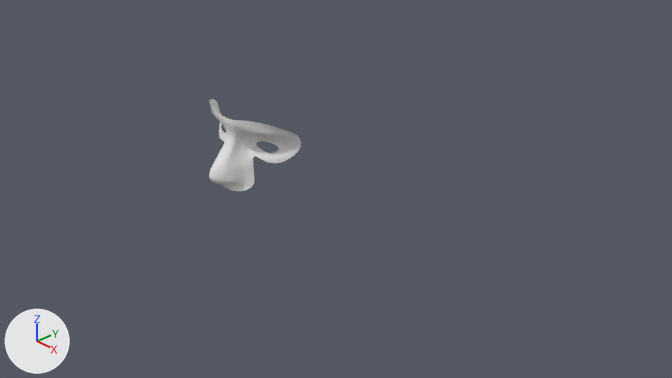
Before and after pictures for a commit that changed the Blender file BlendFilesForUnity/G_head.blend.
Rendered twice from the file's camera 'Camera'. Every picture has the same lights, and +X, +Y and +Z are marked at lower left.

The scene before the commit, as lines of its bpy script (objects in view):
```python
me_plane = bpy.data.meshes.new('Plane')
me_plane.from_pydata(...)  # 168 vertices, 146 faces; spans x 0.0..5.97, y -6.38..0.53, z -5.34..0.24
me_plane.polygons.foreach_set('use_smooth', [True] * 146)
ob_plane = bpy.data.objects.new('Plane', me_plane)
ob_plane.location = (-2.68, 0.0, 0.68)
ob_plane.rotation_euler = (1.571, 0.0, 0.0)  # degrees (90, 0, 0)
ob_plane.scale = (0.206, 0.206, 0.206)
_m = ob_plane.modifiers.new('Mirror', 'MIRROR')
_m.use_clip = True
_m = ob_plane.modifiers.new('Subsurf', 'SUBSURF')
_m.levels = 0
```
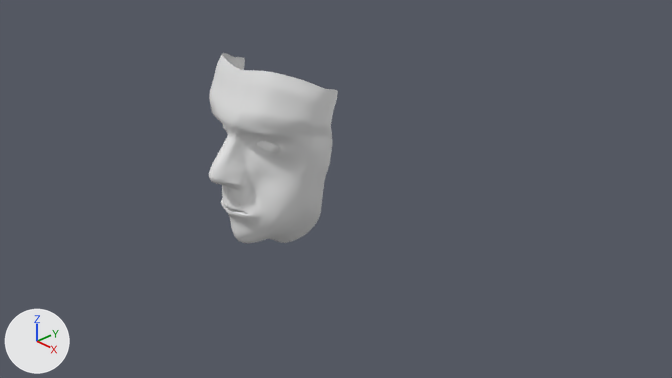
Patch to the scene script:
```diff
--- a/BlendFilesForUnity/G_head.blend.py
+++ b/BlendFilesForUnity/G_head.blend.py
@@ mat_material_001 @@
+mat_material_001 = diffuse_material('Material.001')
+mat_material_001.base_color = (1.0, 1.0, 1.0)  # white #ffffff
@@ me_plane @@
 # used by ob_plane; location = (-2.68, 0.0, 0.68); rotation_euler = (1.571, 0.0, 0.0), in degrees (90, 0, 0); scale = (0.206, 0.206, 0.206)
-me_plane.from_pydata(...)  # 168 vertices, 146 faces; spans x 0.0..5.97, y -6.38..0.53, z -5.34..0.24
+me_plane.from_pydata(...)  # 427 vertices, 382 faces; spans x 0.0..6.54, y -13.96..4.49, z -9.02..0.17
+# me_plane part 1: 112 vertices moved from x 0.0..5.97, y -6.1..-0.06, z -5.34..0.24 to x 0.0..5.81, y -6.14..-0.06, z -5.97..0.12; 9 vertices removed from x 0.0..5.87, y -6.38..-0.48, z -4.94..-0.18; 268 vertices added at x 0.0..6.54, y -13.96..4.49, z -9.02..0.17
@@ me_sphere_001 @@
+me_sphere_001.from_pydata(...)  # 482 vertices, 512 faces; spans x -1.37..1.28, y -1.03..1.08, z -0.99..1.01
+me_sphere_001.materials.append(mat_material_001)  # white #ffffff
@@ ob_sphere_001 @@
+ob_sphere_001 = bpy.data.objects.new('Sphere.001', me_sphere_001)
+ob_sphere_001.location = (-2.11, 1.13, 0.21)
+ob_sphere_001.rotation_euler = (-0.189, 0.0217, 0.208)  # degrees (-11, 1.2, 12)
+ob_sphere_001.scale = (0.291, 0.291, 0.291)
```

Boxes (x1, y1, x2, y2) around the edits, measured in the pictures (672 x 378 px):
'Plane', reshaped (40% wider, 105% taller)
    before: (209, 99, 301, 191)
    after: (209, 53, 338, 243)
'Sphere.001', added
    after: (257, 141, 279, 152)
